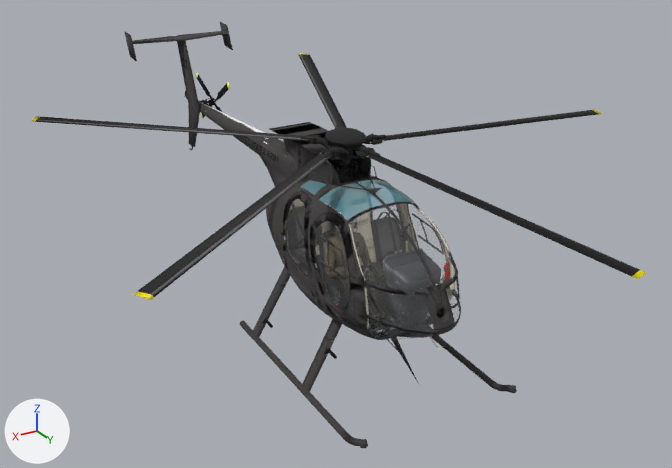
A saved change to the glTF model models/md5/md5.glb.
Before and after are seen from a 50 mm camera at (5.7, 9.36, 4.51) aimed at (-0.22, -0.5, -0.42). Lighting does not change. The marker at lower left points along +X, +Y and +Z. Vertices at the same position are counted once.

The scene before the commit, as lines of its bpy script (objects in view):
```python
ob_ext_fuselage1 = bpy.data.objects.new('ext_fuselage1', me_part000)
ob_ext_fuselage1.parent = ob_center
ob_ext_fuselage1.location = (0.0, 0.0, 0.0)
ob_int_glasss_grn = bpy.data.objects.new('int_glasss_grn', me_part009)
ob_int_glasss_grn.parent = ob_center
ob_int_glasss_grn.location = (0.0, 0.0, 0.0)
ob_rotor_main = bpy.data.objects.new('rotor_main', me_part001_002)
ob_rotor_main.parent = ob_center
ob_rotor_main.location = (0.0, 0.0, 0.0)
ob_rotor_main.rotation_euler = (0.0, 0.0, 0.0175)  # degrees (0, 0, 1)
ob_rotor_tail = bpy.data.objects.new('rotor_tail', me_part001_001)
ob_rotor_tail.parent = ob_center
ob_rotor_tail.location = (-0.317, -4.62, 0.0449)
```
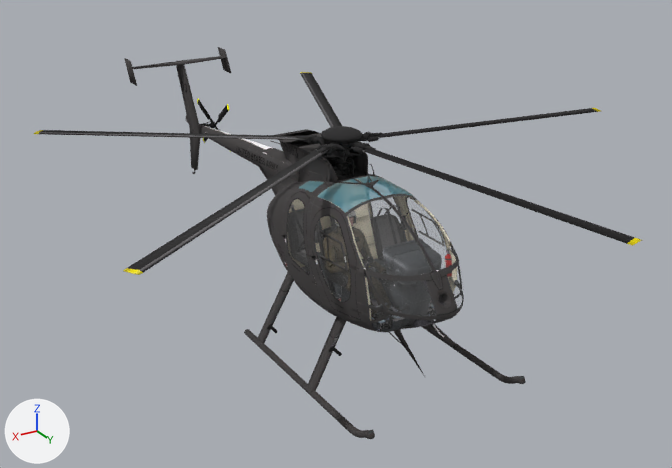
Boxes (x1, y1, x2, y2) around the edits, measured in the pictures (672 x 468 px):
```json
{"object": "ext_fuselage1", "change": "reshaped, moved", "before": [36, 22, 517, 449], "after": [124, 47, 526, 439]}
{"object": "rotor_main", "change": "moved, turned", "before": [31, 53, 647, 300], "after": [34, 72, 642, 275]}
{"object": "int_console", "change": "added", "after": [281, 179, 464, 332], "faces in mat_int01 (picture img_int01x)": [281, 199, 455, 330], "faces in mat_int02 (picture img_int02)": [373, 238, 452, 327], "faces in mat_txt_pilot": [323, 211, 400, 320], "faces in mat_int04 (picture img_int04)": [287, 179, 457, 321], "faces in mat_int05 (picture img_int05)": [301, 195, 464, 332]}
{"object": "rotor_tail", "change": "moved", "before": [196, 73, 230, 118], "after": [197, 98, 231, 152]}
{"part": 1, "of": "me_part000", "change": "deleted", "before": [281, 184, 452, 338]}
{"part": 2, "of": "me_part000", "change": "cut back", "before": [286, 182, 461, 340]}
```

The change, as JSON lines over the scene's bpy script:
```json
{"block": "me_part000", "where": "# used by ob_ext_fuselage1; parent = ob_center; location = (0.0, 0.0, 0.0)"}
{"op": "remove", "block": "me_part000", "code": "me_part000.from_pydata(...)  # 9272 vertices, 17148 faces; spans x -1.1..3.09, y -5.2..2.42, z -1.67..1.19"}
{"op": "add", "block": "me_part000", "code": "me_part000.from_pydata(...)  # 3472 vertices, 5759 faces; spans x -1.1..3.09, y -5.2..2.42, z -1.67..1.19"}
{"block": "me_part000", "change": "me_part000 part 1: 134 loose pieces with 4522 vertices, spanning x -0.76..0.76, y -0.5..1.83, z -0.76..0.63, are deleted"}
{"block": "me_part000", "change": "me_part000 part 2: 2 vertices moved within x 0.0, y 1.98, z -0.56; 1278 vertices removed from x -0.71..0.72, y -0.58..2.26, z -0.8..0.64"}
{"op": "remove", "block": "me_part000", "code": "me_part000.materials.append(mat_int04)  # picture img_int04"}
{"op": "remove", "block": "me_part000", "code": "me_part000.materials.append(mat_int05)  # picture img_int05"}
{"op": "remove", "block": "me_part000", "code": "me_part000.materials.append(mat_int06)  # picture img_int06"}
{"op": "remove", "block": "me_part000", "code": "me_part000.materials.append(mat_int02)  # picture img_int02"}
{"op": "remove", "block": "me_part000", "code": "me_part000.materials.append(mat_int01)  # picture img_int01x"}
{"op": "remove", "block": "me_part000", "code": "me_part000.materials.append(mat_col_blugrn)  # cyan #32afc0"}
{"op": "remove", "block": "me_part000", "code": "me_part000.materials.append(mat_int03)  # picture img_int03"}
{"op": "remove", "block": "me_part000", "code": "me_part000.materials.append(mat_txt_pilot)"}
{"op": "add", "block": "me_part004_001", "code": ["me_part004_001 = bpy.data.meshes.new('part004.001')", "me_part004_001.from_pydata(...)  # 6650 vertices, 11394 faces; spans x -0.76..0.76, y -0.58..2.26, z -0.8..0.66", "# faces by material slot: [673, 4773, 24, 276, 2563, 976, 157, 1952]", "me_part004_001.materials.append(mat_int02)  # picture img_int02", "me_part004_001.materials.append(mat_int01)  # picture img_int01x", "me_part004_001.materials.append(mat_col_blugrn)  # cyan #32afc0", "me_part004_001.materials.append(mat_int03)  # picture img_int03", "me_part004_001.materials.append(mat_int04)  # picture img_int04", "me_part004_001.materials.append(mat_int05)  # picture img_int05", "me_part004_001.materials.append(mat_int06)  # picture img_int06", "me_part004_001.materials.append(mat_txt_pilot)"]}
{"op": "remove", "block": "ob_ext_fuselage1", "code": "ob_ext_fuselage1.parent = ob_center"}
{"op": "remove", "block": "ob_rotor_main", "code": "ob_rotor_main.parent = ob_center"}
{"op": "set", "path": "ob_rotor_main.rotation_euler", "old": "(0.0, 0.0, 0.0175)", "new": "(0.0, 0.0, 0.0)", "note": "degrees (0, 0, 1) -> degrees (0, 0, 0)"}
{"op": "remove", "block": "ob_rotor_tail", "code": "ob_rotor_tail.parent = ob_center"}
{"op": "add", "block": "ob_int_console", "code": ["ob_int_console = bpy.data.objects.new('int_console', me_part004_001)", "ob_int_console.location = (0.0, 0.0, 0.0)"]}
```
